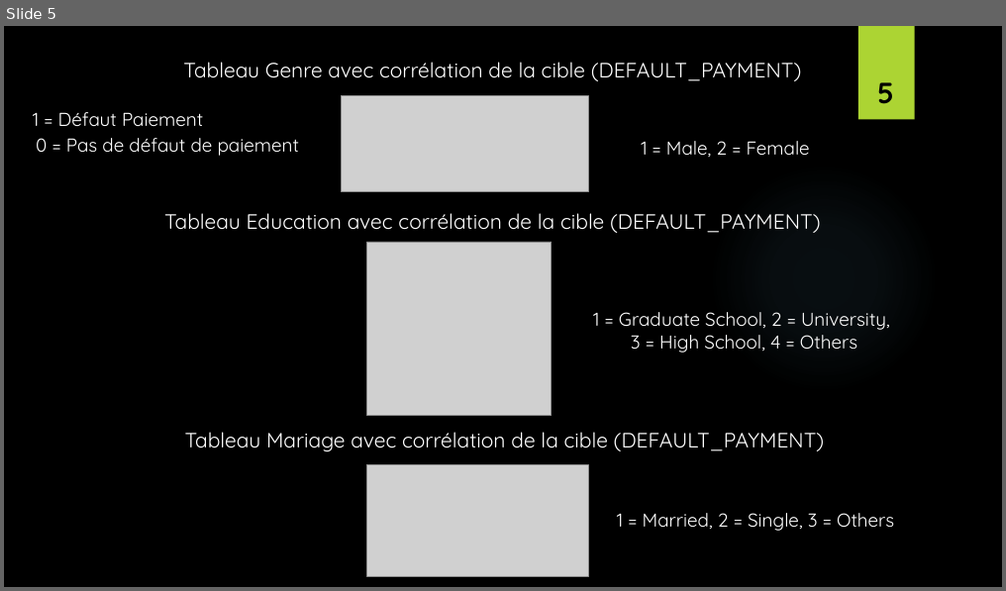
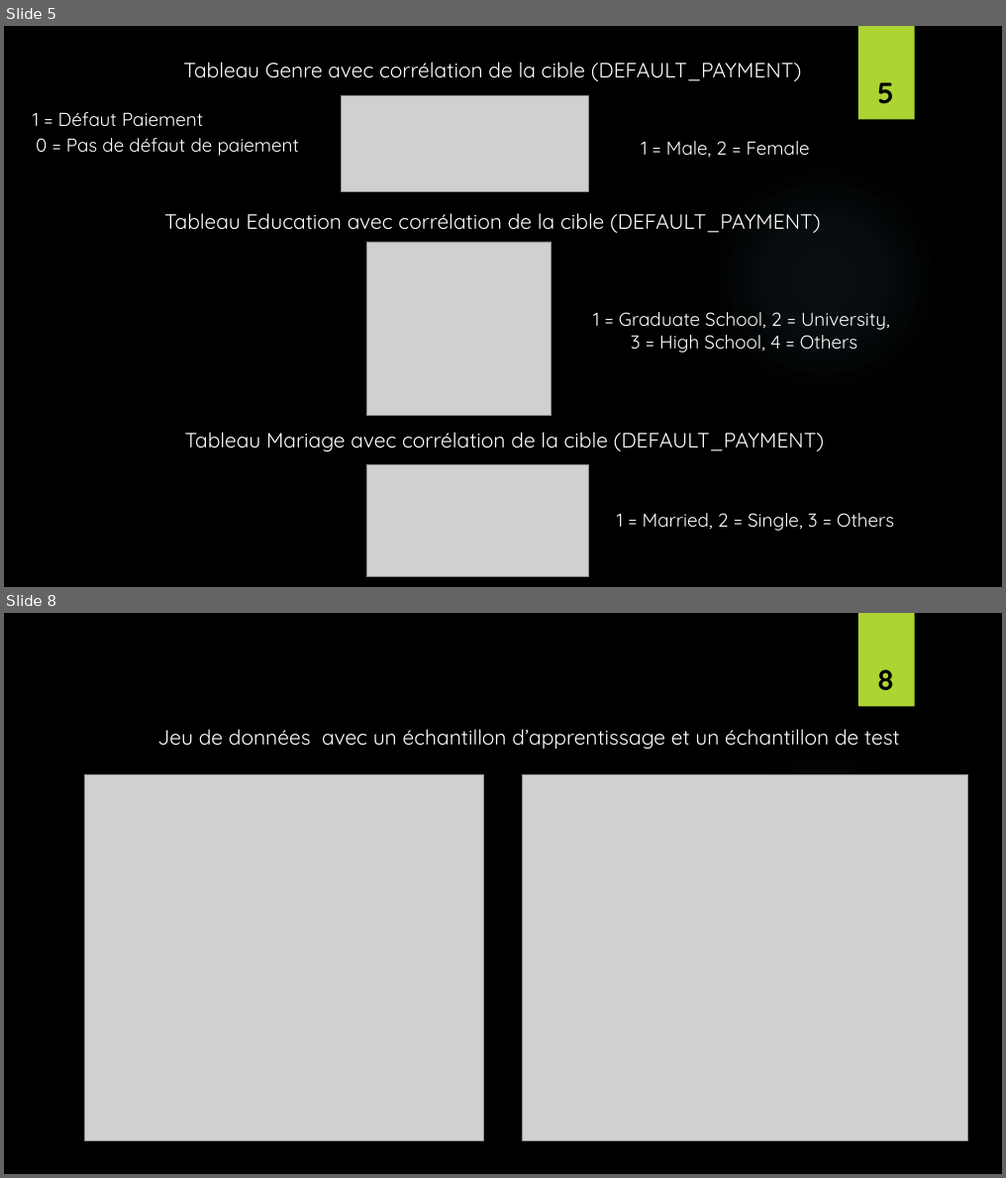
Before and after one commit to HugoWinterGhost/R_Projet, a slide deck: Présentation_R_Projet.pptx. Shown one above the other, each under a label of ours: slide 5 before the commit, slides 5 and 8 after it; the slides between them are not shown. The pictures are 1006x591 and 1006x1178 pixels, drawn with LibreOffice and Linux fonts; fonts in the diff are those of the drawing; grey boxes stand for pictures; background and template pictures are left out. Boxes give left, top, right and bottom in pixels: in the first picture for what was removed or moved away, otherwise in the second. Text is boxed around its words. In the diff, an @@ line names an element or a change of style, - is before the commit and + after.

```diff
--- a/Présentation_R_Projet.pptx
+++ b/Présentation_R_Projet.pptx
@@ slide 8 added at bbox=[4, 613, 1002, 1174], background picture (left out); not listed: 2 template elements that a slide beside it also shows @@
@@ page number added at bbox=[877, 669, 894, 690], 28 pt, text #000000, bold @@
+8
@@ text added at bbox=[157, 729, 900, 749], 20 pt, text #FFFFFF @@
+Jeu de données avec un échantillon d’apprentissage et un échantillon de test
@@ picture added at bbox=[84, 774, 483, 1141] @@
@@ picture added at bbox=[523, 774, 968, 1141] @@
```
Also in this commit, not shown: 4 other slides added, 1 other file.
